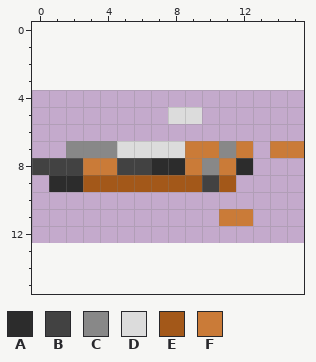
Pixel-art sprite -- images/enemy02bullet-animation 1-001.png. The first picture shows the starting point.
The file is 18x9 pixels. The old version is drawn lined up with the new one, on the new canvas.
Palette (. is transparent): A #2c2c2c  B #424242  C #888888  D #dcdcdc  E #a35819  F #ca7b38
Pixels before, first column x 0:
 5 ........DD......
 6 ................
 7 ..CCCDDDDFFCF.FF
 8 BBBFFBBAAFCFA...
 9 .AAEEEEEEEBE....
10 ................
11 ...........FF...
The same view after the edit:
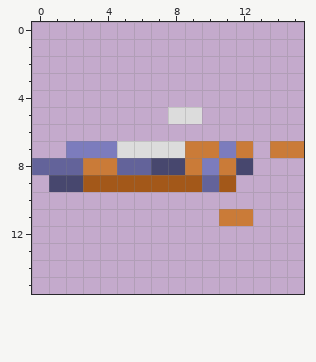
Edits made:
canvas 18x9 -> 16x16, the old top-left corner now at -1,4 (the part of the old canvas that was cut away was empty and is not shown)
colour A: #2c2c2c -> #47476e
colour B: #424242 -> #63639a
colour C: #888888 -> #7c7cbd
Pixel boxes of the changes (left, top, right, bottom) in both pictures:
changed: (32, 141, 253, 192)
